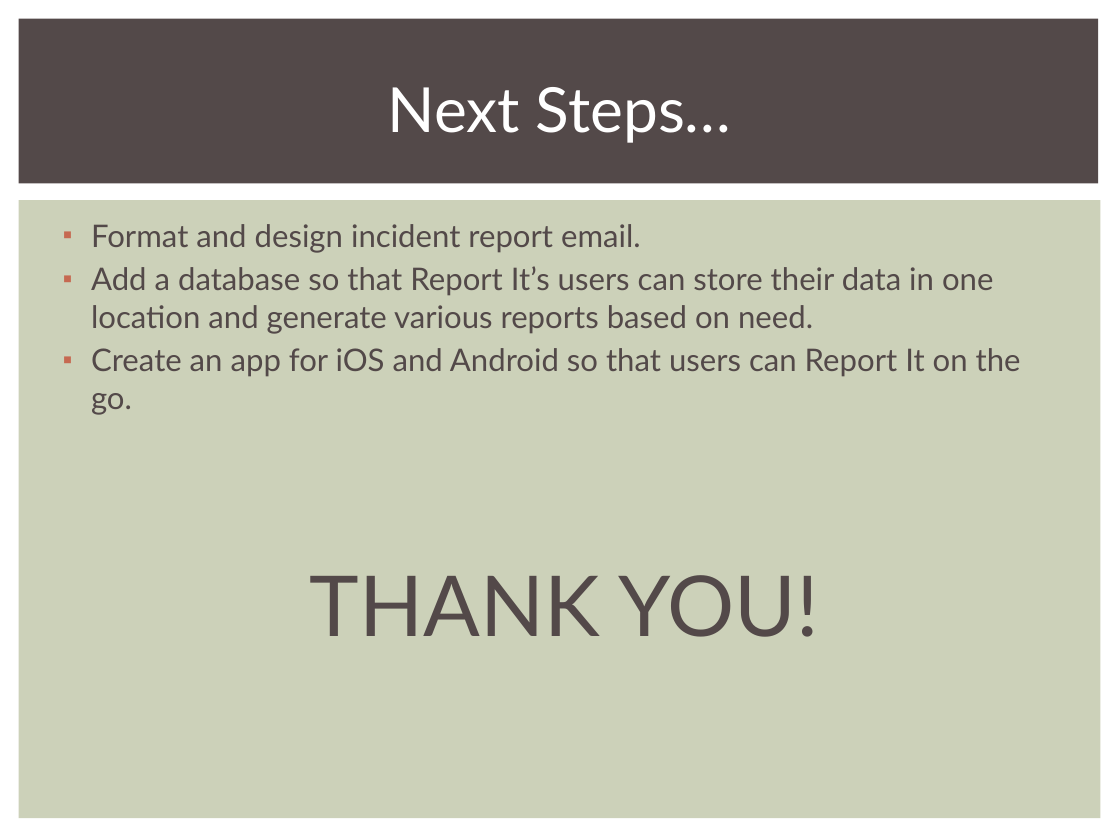
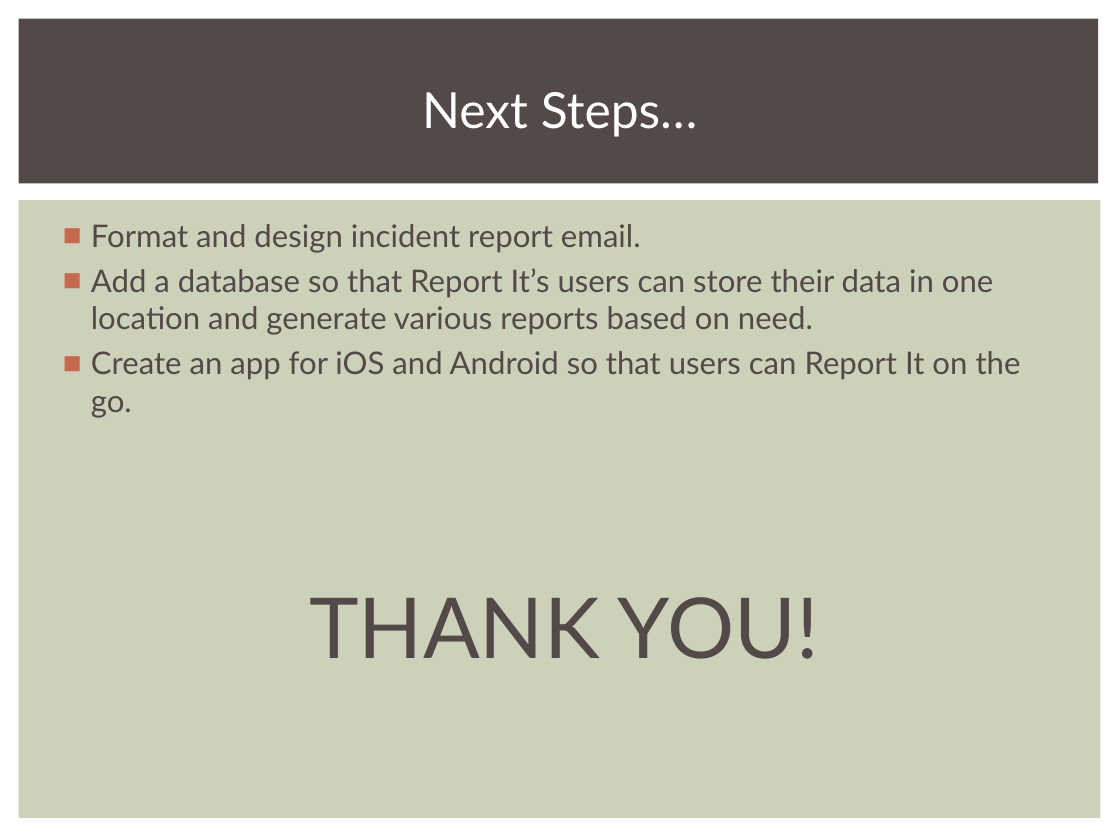
Before and after one commit to SEACodeCarrots/ReportIt, a slide deck: slide 10 of presentation.ppt (slide 7 before the commit). Drawn at 1120x840 pixels with LibreOffice and Linux fonts; fonts in the diff are those of the drawing. Boxes give left, top, right and bottom in pixels: in the first picture for what was removed or moved away, otherwise in the second. Text is boxed around its words. In the diff, an @@ line names an element or a change of style, - is before the commit and + after.

```diff
--- a/presentation.ppt
+++ b/presentation.ppt
@@ text "Next Steps…" at [422, 92, 698, 137]: size 40 to 32 pt @@
@@ text "Format and design incident report ..." at [91, 224, 1021, 659]: more space between paragraphs @@
```
Also in this commit, not shown: 4 other slides changed, 5 slides added, 2 slides removed.
